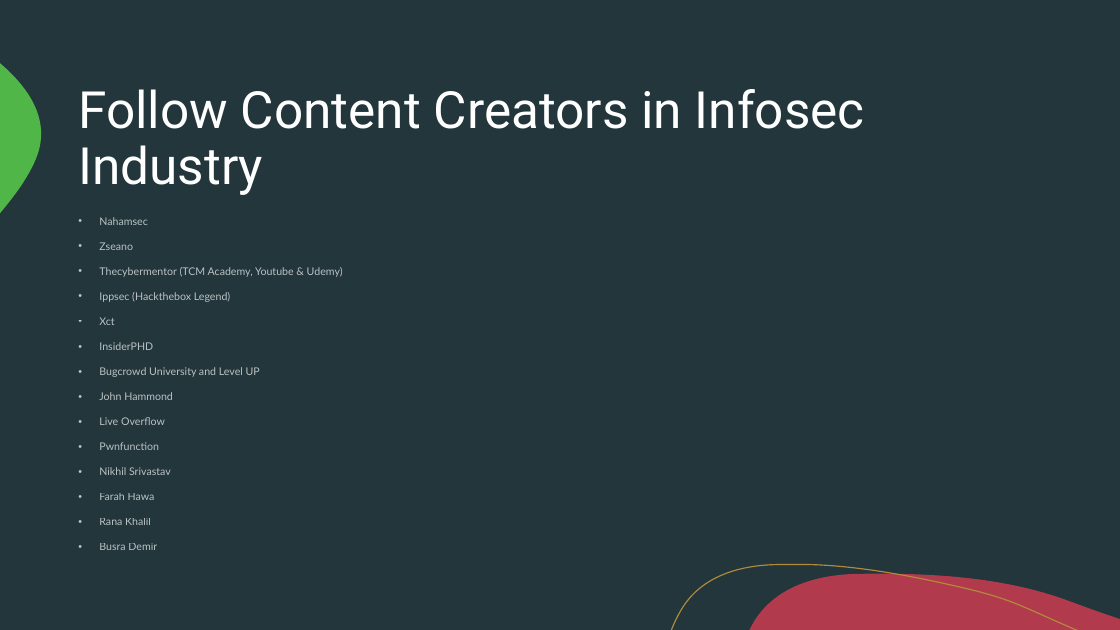
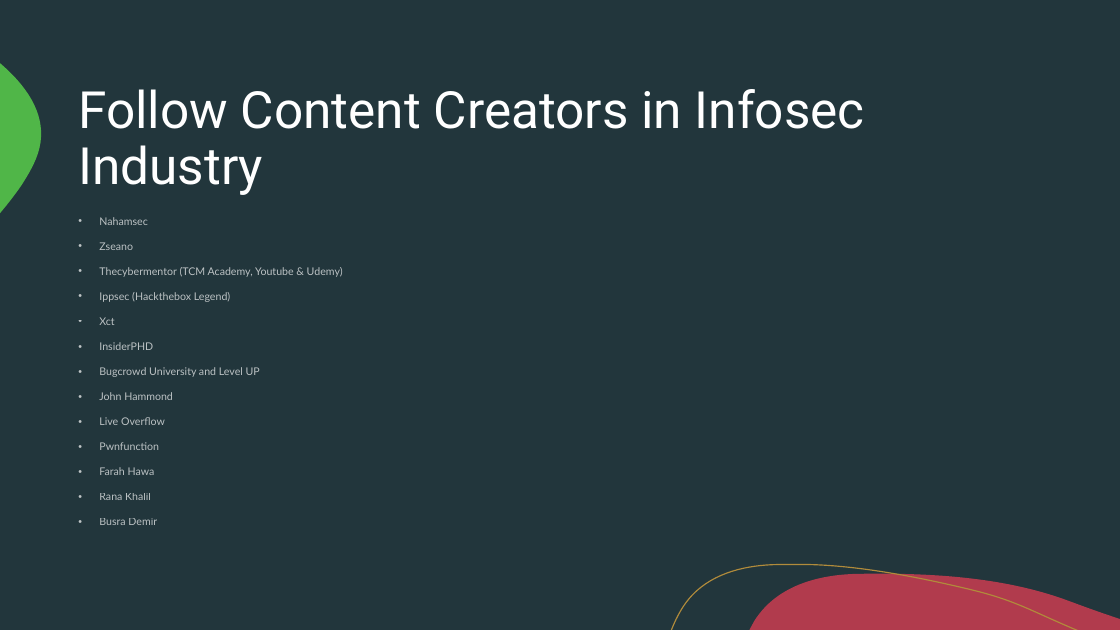
Before and after one commit to harshmodi008/owasp_vancouver, a slide deck: slide 14 of Cybersecurity.pptx. Drawn at 1120x630 pixels with LibreOffice and Linux fonts; fonts in the diff are those of the drawing. Boxes give left, top, right and bottom in pixels: in the first picture for what was removed or moved away, otherwise in the second. Text is boxed around its words. In the diff, an @@ line names an element or a change of style, - is before the commit and + after.

```diff
--- a/Cybersecurity.pptx
+++ b/Cybersecurity.pptx
@@ text at (x1=99, y1=467, x2=171, y2=475): paragraph removed @@
-• Nikhil Srivastav
```
Also in this commit, not shown: 4 other slides changed.
